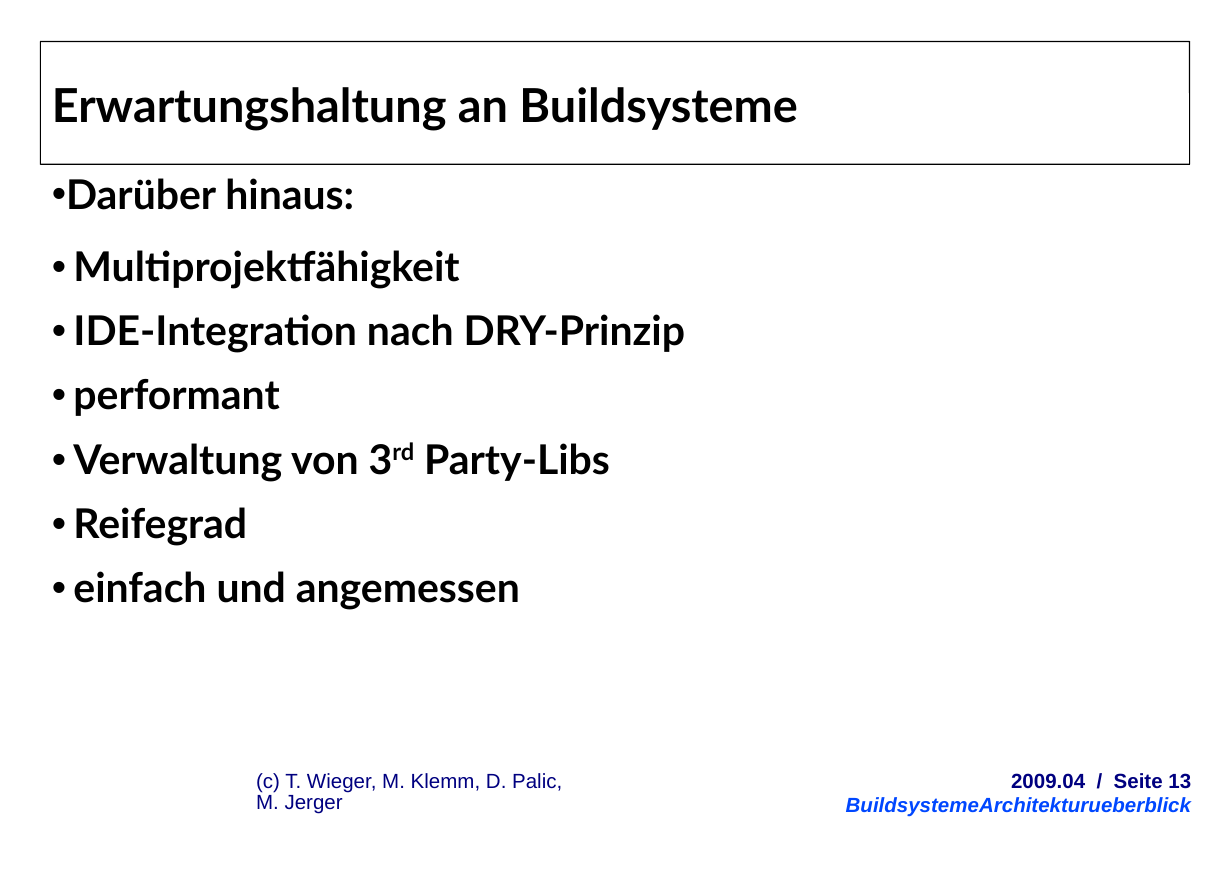
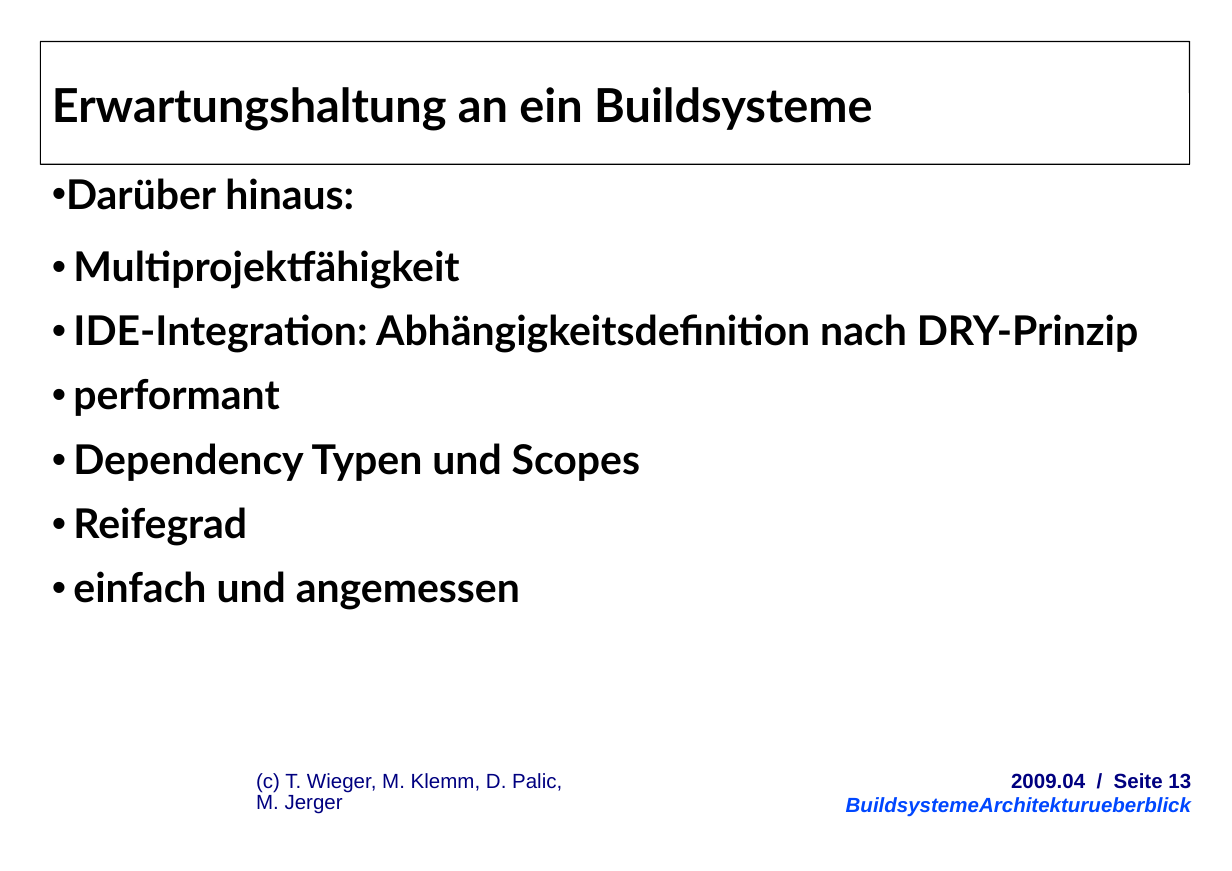
Before and after one commit to herrwieger/experttrainingbuildsystems, a slide deck: slide 13 of praesentationen/BuildsystemeArchitekturueberblick.odp. Drawn at 1232x871 pixels with LibreOffice and Linux fonts; fonts in the diff are those of the drawing; background and template pictures are left out. Boxes give left, top, right and bottom in pixels: in the first picture for what was removed or moved away, otherwise in the second. Text is boxed around its words. In the diff, an @@ line names an element or a change of style, - is before the commit and + after.

```diff
--- a/praesentationen/BuildsystemeArchitekturueberblick.odp
+++ b/praesentationen/BuildsystemeArchitekturueberblick.odp
@@ title at [52, 87, 872, 131]: text changed @@
-Erwartungshaltung an Buildsysteme
+Erwartungshaltung an ein Buildsysteme
@@ text at [73, 314, 1139, 353]: text changed @@
-  • IDE-Integration nach DRY-Prinzip
+  • IDE-Integration: Abhängigkeitsdefinition nach DRY-Prinzip
@@ text at [73, 443, 640, 481]: text changed @@
-  • Verwaltung von 3rd Party-Libs
+  • Dependency Typen und Scopes
```
Also in this commit, not shown: 15 other slides changed, 1 other file.
